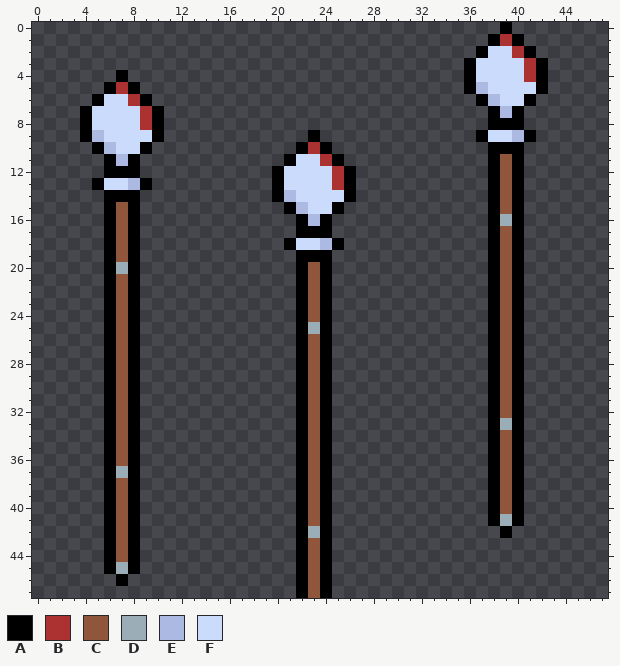
One commit to this pixel-art sprite: assets/Weapons/spear.png. Above is the file before it was changed.
The file is 48x48 pixels.
Palette (. is transparent): A #000000  B #ac3232  C #8f563b  D #9badb7  E #acbae3  F #cbdbfc
Pixels before, first column x 4:
 0 ...................................A...
 1 ..................................ABA..
 2 .................................AFFBA.
 3 ................................AFFFFBA
 4 ...A............................AFFFFBA
 5 ..ABA...........................AEFFFFA
 6 .AFFBA...........................AEFFA.
 7 AFFFFBA...........................AEA..
 8 AFFFFBA...........................AAA..
 9 AEFFFFA............A.............AFFEA.
10 .AEFFA............ABA.............AAA..
11 ..AEA............AFFBA............ACA..
12 ..AAA...........AFFFFBA...........ACA..
13 .AFFEA..........AFFFFBA...........ACA..
14 ..AAA...........AEFFFFA...........ACA..
15 ..ACA............AEFFA............ACA..
16 ..ACA.............AEA.............ADA..
17 ..ACA.............AAA.............ACA..
18 ..ACA............AFFEA............ACA..
19 ..ACA.............AAA.............ACA..
20 ..ADA.............ACA.............ACA..
21 ..ACA.............ACA.............ACA..
22 ..ACA.............ACA.............ACA..
23 ..ACA.............ACA.............ACA..
24 ..ACA.............ACA.............ACA..
25 ..ACA.............ADA.............ACA..
26 ..ACA.............ACA.............ACA..
27 ..ACA.............ACA.............ACA..
28 ..ACA.............ACA.............ACA..
29 ..ACA.............ACA.............ACA..
30 ..ACA.............ACA.............ACA..
31 ..ACA.............ACA.............ACA..
32 ..ACA.............ACA.............ACA..
33 ..ACA.............ACA.............ADA..
34 ..ACA.............ACA.............ACA..
35 ..ACA.............ACA.............ACA..
36 ..ACA.............ACA.............ACA..
37 ..ADA.............ACA.............ACA..
38 ..ACA.............ACA.............ACA..
39 ..ACA.............ACA.............ACA..
40 ..ACA.............ACA.............ACA..
41 ..ACA.............ACA.............ADA..
42 ..ACA.............ADA..............A...
43 ..ACA.............ACA..................
44 ..ACA.............ACA..................
45 ..ADA.............ACA..................
46 ...A..............ACA..................
47 ..................ACA..................
Now the later version:
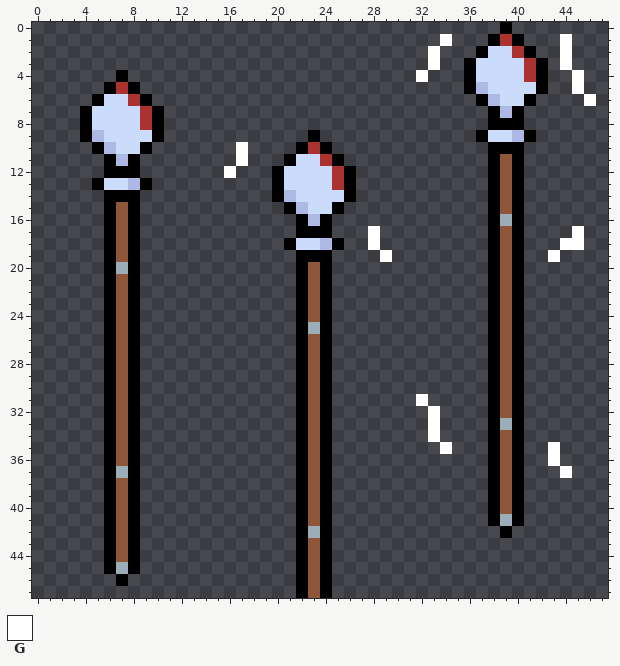
Colours new in this view: G #ffffff
Diff:
Changed rows in their new state; - is an unchanged pixel.
first column x 32:
 1 --G---------G--
 2 -G----------G--
 3 -G----------G--
 4 G------------G-
 5 -------------G-
 6 --------------G
first column x 16:
10 -G
11 -G
12 G-
first column x 28:
17 G----------------G
18 G---------------GG
19 -G-------------G--
first column x 32:
31 G------------
32 -G-----------
33 -G-----------
34 -G-----------
35 --G--------G-
36 -----------G-
37 ------------G
